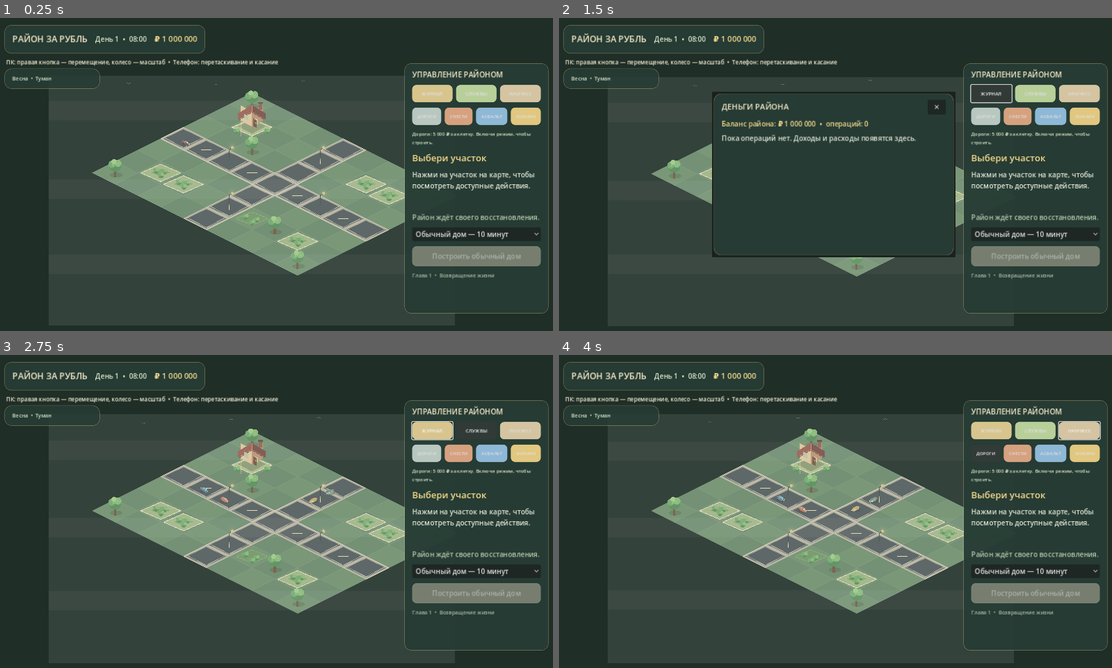
Above: before the commit, frames 1-4 (two rows, left to right).
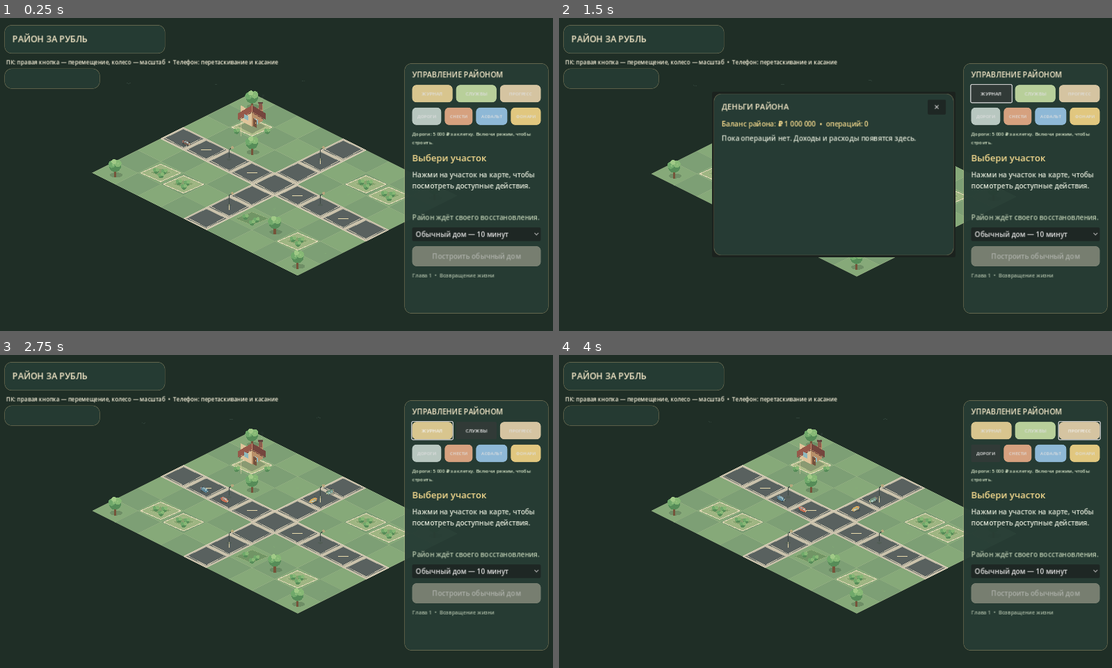
Above: after the commit, the same moments.

Repository: wellbi-creator/rayon-za-rubl
Game: Godot game, scene res://scenes/main.tscn
Same seed, same stepped clock (60 frames per second), same inputs: the game is played once before the commit and once after it.
Inputs (mouse positions are in pixels of both pictures, inside the frame that each line leads up to):
- Up to frame 1 (0.25 s): no input
- Up to frame 2 (1.5 s): move the mouse to (957, 158) at 0.52 s; hold D 0.53-1.25 s; click (957, 158) at 0.67 s; click "ЖУРНАЛ" at 1.25 s
- Up to frame 3 (2.75 s): click "СЛУЖБЫ" at 2 s
- Up to frame 4 (4 s): click "ПРОГРЕСС" at 2.75 s; click "ДОРОГИ" at 3.5 s

The runs differ from the first frame. In frame 1, 7.9% of the frame differs, in the area x 2-74%, y 2-82%; in frame 2, 5.6%; in frame 3, 7.7%; in frame 4, 7.6%.
Error after the commit: Invalid call. Nonexistent function 'get_business_visual_data' in base 'RefCounted (BusinessService)'. (res://scripts/main.gd:126)

Commit message:
M5.8: sync commercial visuals with business state

Diff:
--- a/scripts/main.gd
+++ b/scripts/main.gd
@@ -123,6 +123,7 @@
 	_create_save_timer()
 	_load_game()
 	world.set_resident_groups(resident_service.get_resident_display_data())
+	world.set_business_plots(business_service.get_business_visual_data())
 	_update_balance()
 	_on_game_time_changed(game_time.get_hour(), game_time.get_minute(), game_time.get_day())
 	_show_empty_selection()
@@ -1378,6 +1379,7 @@
 		if not business_service.set_business_active(selected_plot_id, next_active):
 			return
 		status_label.text = "Магазин %s." % ("возобновил работу" if next_active else "приостановлен")
+	world.set_business_plots(business_service.get_business_visual_data())
 	_save_game()
 	_on_plot_selected(selected_plot_id)
 
